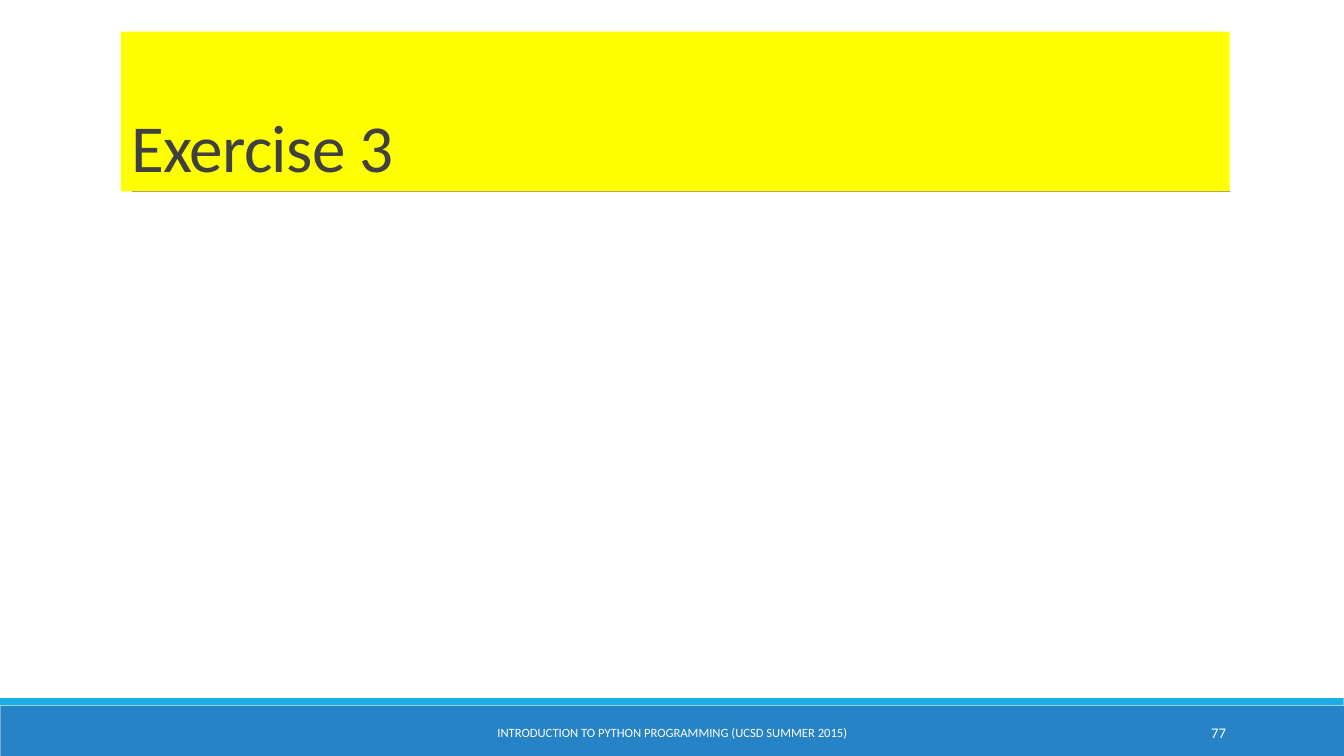
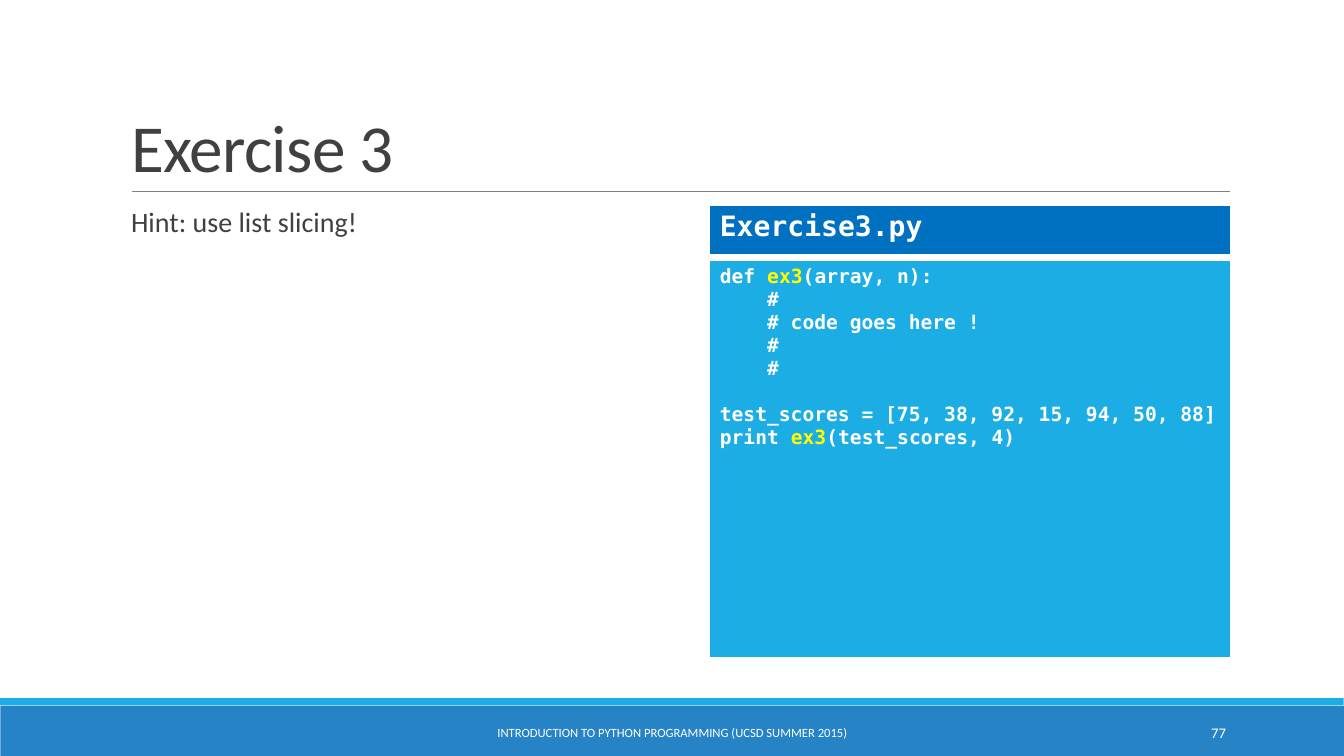
Before and after one commit to natanhaim/PythonSlidesUcsd, a slide deck: slide 77 of IntroPythonProgramming.pptx. Drawn at 1344x756 pixels with LibreOffice and Linux fonts; fonts in the diff are those of the drawing; background and template pictures are left out. Boxes give left, top, right and bottom in pixels: in the first picture for what was removed or moved away, otherwise in the second. Text is boxed around its words. In the diff, an @@ line names an element or a change of style, - is before the commit and + after.

```diff
--- a/IntroPythonProgramming.pptx
+++ b/IntroPythonProgramming.pptx
@@ title "Exercise 3": place and size @@
-title "Exercise 3" at bbox=[121, 31, 1230, 192]
+title "Exercise 3" at bbox=[131, 126, 393, 173]
@@ title "Exercise 3" at bbox=[131, 126, 393, 173]: fill #FFFF00 to none @@
@@ table added at bbox=[710, 206, 1231, 256], 1 rows, 1 columns @@
+Exercise3.py
@@ text added at bbox=[131, 212, 357, 237], 20 pt, text #404040 @@
+  Hint: use list slicing!
@@ table added at bbox=[710, 260, 1231, 658], 1 rows, 1 columns @@
+def ex3(array, n): / # / # code goes here ! / # / # / test_scores = [75, 38, 92, 15, 94, 50, 88] / print ex3(test_scores, 4)
```
Also in this commit, not shown: 5 other slides changed, 1 other file.
